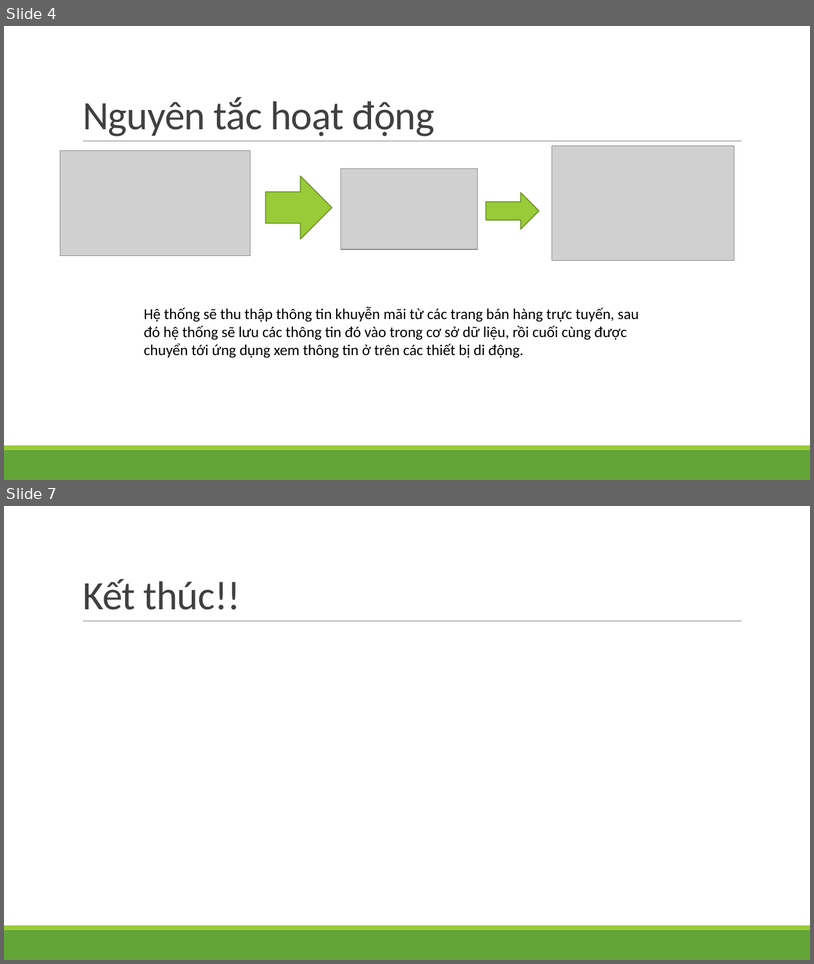
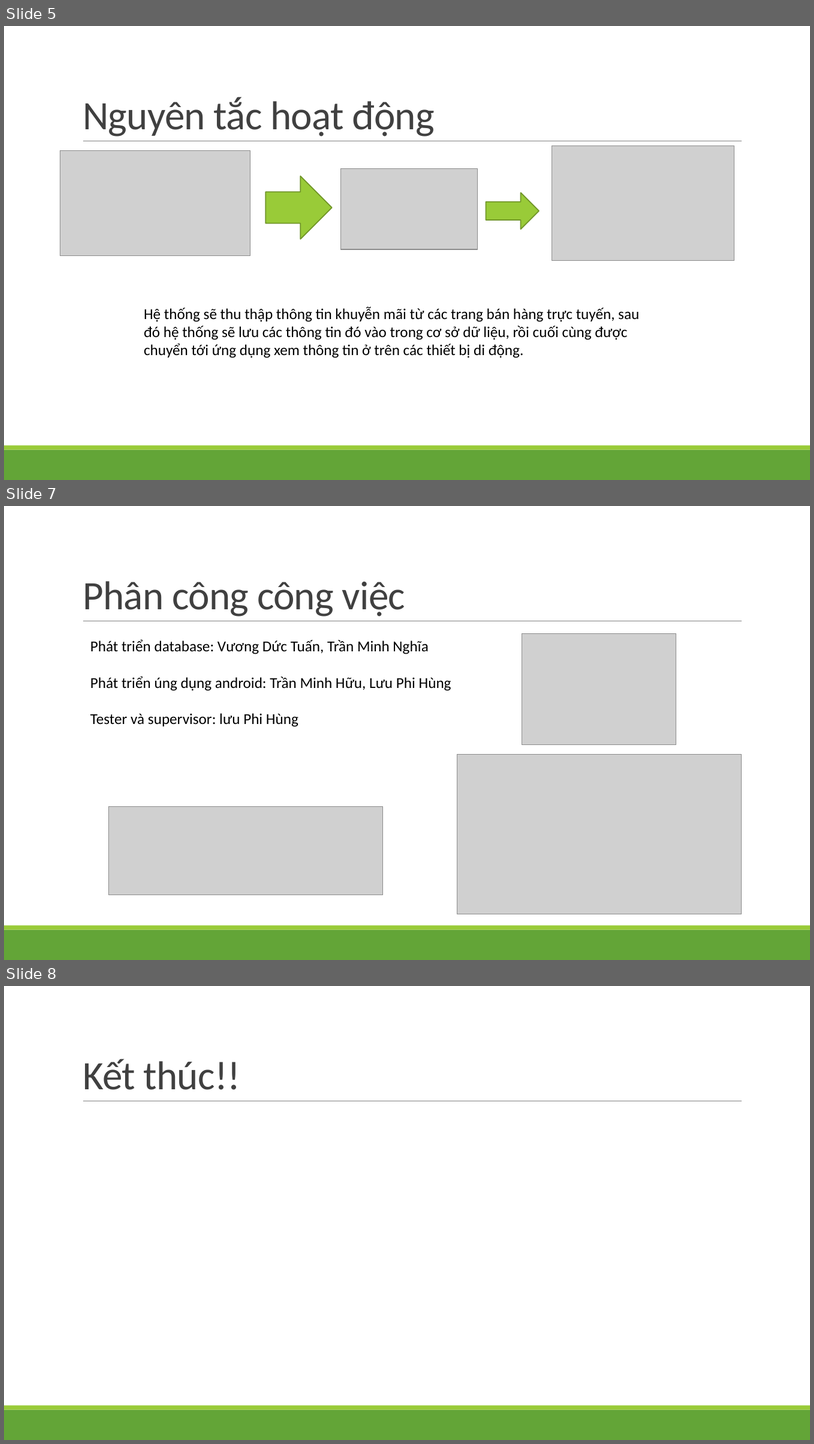
Before and after one commit to vuongductuanktmt/HKM, a slide deck: Slides/Báo cáo đồ án Java.pptx. Shown one above the other, each under a label of ours: slides 4 and 7 before the commit, slides 5, 7 and 8 after it; the slides between them are not shown. The pictures are 814x964 and 814x1444 pixels, drawn with LibreOffice and Linux fonts; fonts in the diff are those of the drawing; grey boxes stand for pictures. Boxes give left, top, right and bottom in pixels: in the first picture for what was removed or moved away, otherwise in the second. Text is boxed around its words. In the diff, an @@ line names an element or a change of style, - is before the commit and + after.

```diff
--- a/Slides/Báo cáo đồ án Java.pptx
+++ b/Slides/Báo cáo đồ án Java.pptx
@@ slide 7 added at [4, 506, 810, 960], background #FFFFFF; not listed: 3 template elements that a slide beside it also shows @@
@@ title added at [83, 581, 405, 616], 48 pt, text #404040 @@
+Phân công công việc
@@ text added at [90, 639, 452, 727], 18 pt, text #000000 @@
+Phát triển database: Vương Dức Tuấn, Trần Minh Nghĩa
+Phát triển úng dụng android: Trần Minh Hữu, Lưu Phi Hùng
+Tester và supervisor: lưu Phi Hùng
@@ picture added at [522, 634, 677, 744] @@
@@ picture added at [458, 754, 742, 915] @@
@@ picture added at [108, 806, 383, 894] @@
@@ what was slide 4 is now slide 5 @@
@@ what was slide 7 is now slide 8 @@
```
Also in this commit, not shown: 1 slide changed, 1 other slide added, 1 slide removed, 4 other files.
